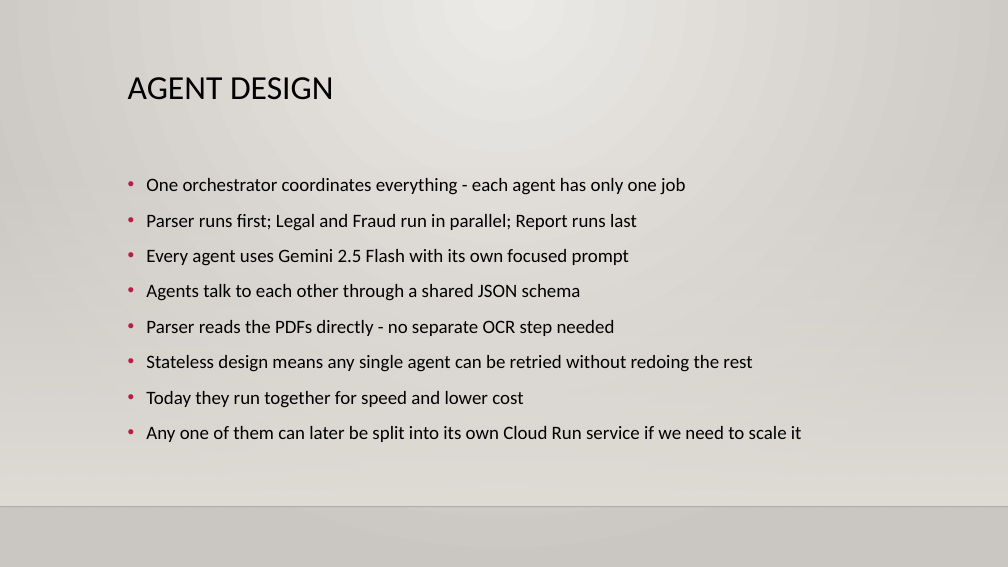
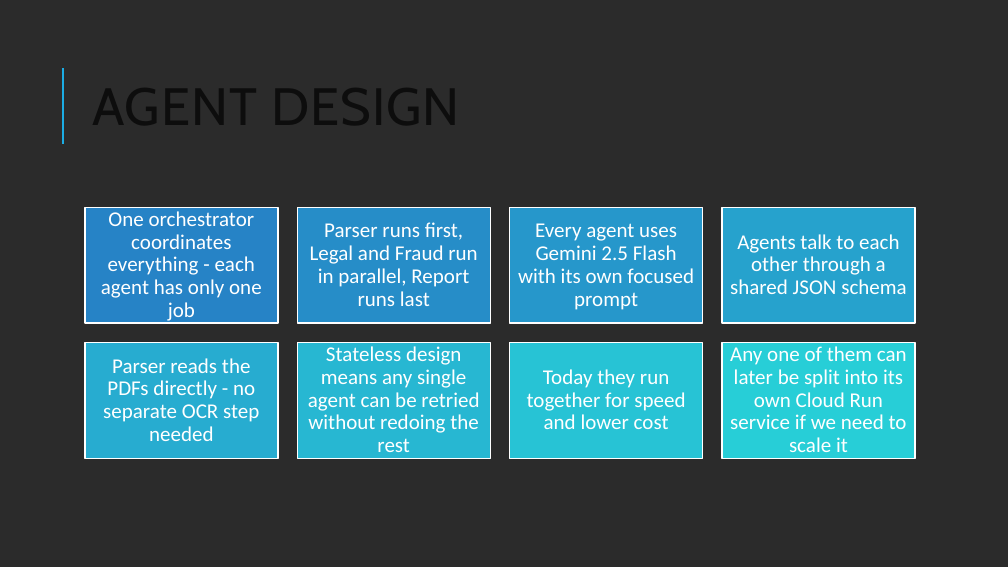
Before and after one commit to abhi88000/land-fraud-detection, a slide deck: slide 7 of docs/deck/Landshield-Deck.pptx. Drawn at 1008x567 pixels with LibreOffice and Linux fonts; fonts in the diff are those of the drawing; background and template pictures are left out; a plain dark background stands for a picture behind light text. Boxes give left, top, right and bottom in pixels: in the first picture for what was removed or moved away, otherwise in the second. Text is boxed around its words. In the diff, an @@ line names an element or a change of style, - is before the commit and + after.

Commit message:
docs+ui: reframe `fraud detection'' as `risk review / document consistency'' in user-facing copy
Keeps all internal API/code identifiers (FraudFinding, fraud_findings, fraud_type, fraud_detection score key, fraud/ dir, FraudDetectionAgent class) and the GitHub repo URL unchanged - only user-visible strings in READMEs, GEMINI.md, solution doc, and frontend pages are reworded.

```diff
--- a/docs/deck/Landshield-Deck.pptx
+++ b/docs/deck/Landshield-Deck.pptx
@@ background gradient #ECEAE7 to #CAC7C1 to picture (left out) @@
@@ title "AGENT DESIGN": place and size @@
-title "AGENT DESIGN" at (128,77,334,100)
+title "AGENT DESIGN" at (85,48,889,172)
@@ title "AGENT DESIGN" at (85,48,889,172): size 32 to 50 pt, font Calibri to Cabin, text colour #000000 to #0D0D0D, letter spacing 0 to 1 pt; line spacing 0.9 to 0.8; vertical alignment top to middle @@
@@ line added from (63, 144) to (63, 68), #1CADE4 1.5 pt @@
@@ rectangle removed at (0,167,1008,507) @@
@@ text removed at (146,178,802,442) @@
-• One orchestrator coordinates everything - each agent has only one job
-• Parser runs first; Legal and Fraud run in parallel; Report runs last
-• Every agent uses Gemini 2.5 Flash with its own focused prompt
-• Agents talk to each other through a shared JSON schema
-• Parser reads the PDFs directly - no separate OCR step needed
-• Stateless design means any single agent can be retried without redoing the rest
-• Today they run together for speed and lower cost
-• Any one of them can later be split into its own Cloud Run service if we need to scale it
@@ group added at (85,207,915,458): 8 rectangles, 8 texts @@
+One orchestrator coordinates everything - each agent has only one job
+Parser runs first, Legal and Fraud run in parallel, Report runs last
+Every agent uses Gemini 2.5 Flash with its own focused prompt
+Agents talk to each other through a shared JSON schema
+Parser reads the PDFs directly - no separate OCR step needed
+Stateless design means any single agent can be retried without redoing the rest
+Today they run together for speed and lower cost
+Any one of them can later be split into its own Cloud Run service if we need to scale it
@@ line removed from (0, 507) to (1008, 507) @@
```
Also in this commit, not shown: 10 other slides changed, 1 slide added, 1 slide removed, 9 other files.
